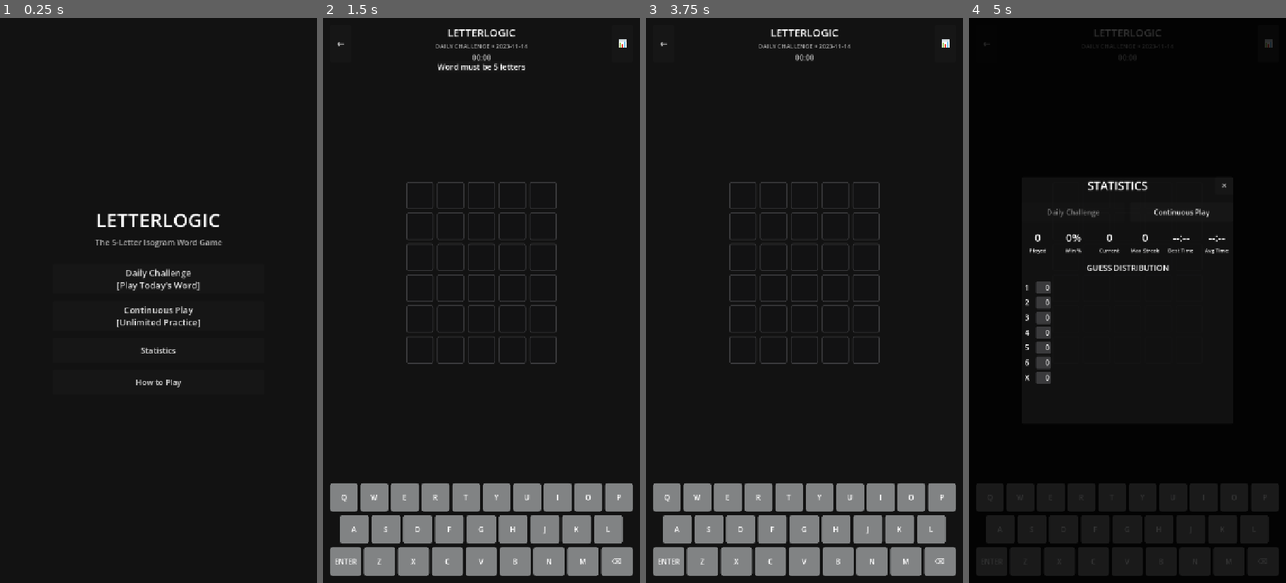
Above: before the commit, frames 1-4 (left to right).
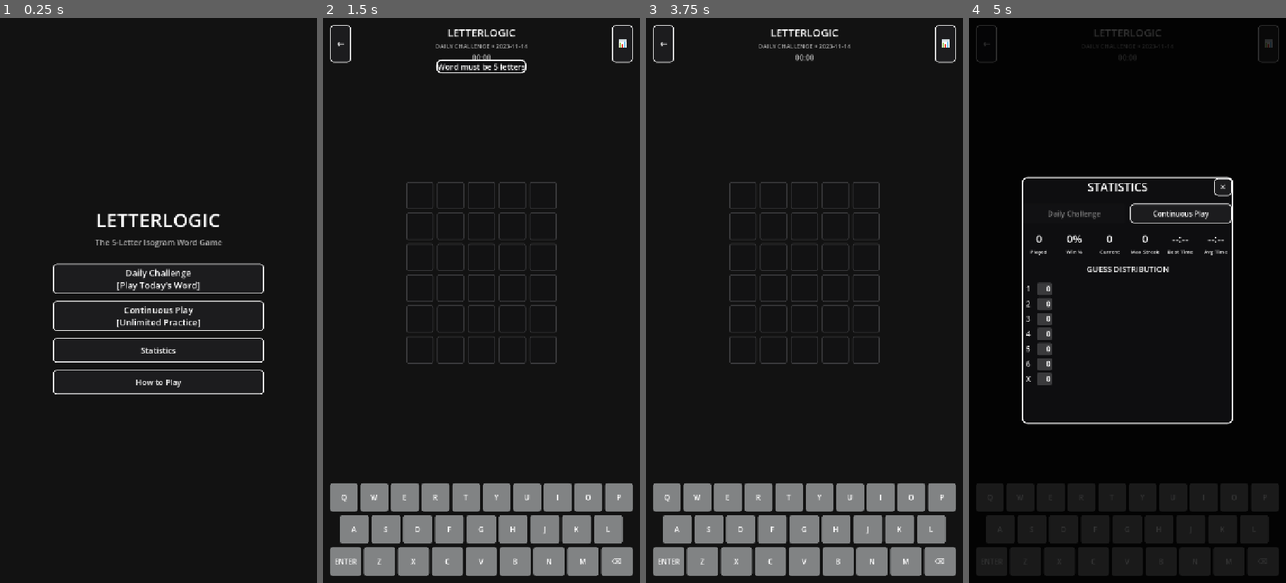
Above: after the commit, the same moments.

Repository: OpenGameStack-Games/LetterLogic
Game: Godot game, scene res://scenes/main_menu.tscn
Two runs of this game, one before a commit and one after it. Both use one fixed random seed, a clock stepped at 60 frames per second and the inputs below.
Inputs:
- Up to frame 1 (0.25 s): no input
- Up to frame 2 (1.5 s): click "Daily Challenge [Play Today's…" at 0.5 s; click "ENTER" at 1.25 s
- Up to frame 3 (3.75 s): click "ENTER" at 2 s; click "←" at 2.75 s; click "Daily Challenge [Play Today's…" at 3.5 s
- Up to frame 4 (5 s): click "📊" at 4.25 s

The runs differ from the first frame. In frame 1, 1.5% of the frame differs, in the area x 16-84%, y 43-67%; in frame 2, 0.3%; in frame 3, 0.1%; in frame 4, 2.8%, in the area x 2-98%, y 1-72%.

Commit message:
feat: Implement 1930s Monochrome UI theme (Resolves #25)

Diff:
--- /dev/null
+++ b/game/assets/theme/letter_logic_theme.tres
@@ -0,0 +1,71 @@
+[gd_resource type="Theme" format=3]
+
+[sub_resource type="StyleBoxFlat" id="StyleBoxFlat_moltn"]
+bg_color = Color(0.10980392, 0.10980392, 0.11764706, 1)
+border_width_left = 2
+border_width_top = 2
+border_width_right = 2
+border_width_bottom = 2
+border_color = Color(1, 1, 1, 1)
+corner_radius_top_left = 8
+corner_radius_top_right = 8
+corner_radius_bottom_right = 8
+corner_radius_bottom_left = 8
+
+[sub_resource type="StyleBoxFlat" id="StyleBoxFlat_ec7n1"]
+bg_color = Color(0.17254902, 0.17254902, 0.1882353, 1)
+border_width_left = 2
+border_width_top = 2
+border_width_right = 2
+border_width_bottom = 2
+border_color = Color(1, 1, 1, 1)
+corner_radius_top_left = 8
+corner_radius_top_right = 8
+corner_radius_bottom_right = 8
+corner_radius_bottom_left = 8
+
+[sub_resource type="StyleBoxFlat" id="StyleBoxFlat_rayjs"]
+bg_color = Color(0.10980392, 0.10980392, 0.11764706, 1)
+border_width_left = 2
+border_width_top = 2
+border_width_right = 2
+border_width_bottom = 2
+border_color = Color(1, 1, 1, 1)
+corner_radius_top_left = 8
+corner_radius_top_right = 8
+corner_radius_bottom_right = 8
+corner_radius_bottom_left = 8
+
+[sub_resource type="StyleBoxFlat" id="StyleBoxFlat_cuxsi"]
+bg_color = Color(0.05490196, 0.05490196, 0.0627451, 1)
+border_width_left = 2
+border_width_top = 2
+border_width_right = 2
+border_width_bottom = 2
+border_color = Color(1, 1, 1, 1)
+corner_radius_top_left = 8
+corner_radius_top_right = 8
+corner_radius_bottom_right = 8
+corner_radius_bottom_left = 8
+
+[sub_resource type="StyleBoxFlat" id="StyleBoxFlat_ld3ep"]
+bg_color = Color(0.05490196, 0.05490196, 0.0627451, 1)
+border_width_left = 3
+border_width_top = 3
+border_width_right = 3
+border_width_bottom = 3
+border_color = Color(1, 1, 1, 1)
+corner_radius_top_left = 12
+corner_radius_top_right = 12
+corner_radius_bottom_right = 12
+corner_radius_bottom_left = 12
+
+[resource]
+Button/colors/font_color = Color(1, 1, 1, 1)
+Button/colors/font_hover_color = Color(1, 1, 1, 1)
+Button/colors/font_pressed_color = Color(1, 1, 1, 1)
+Button/styles/focus = SubResource("StyleBoxFlat_moltn")
+Button/styles/hover = SubResource("StyleBoxFlat_ec7n1")
+Button/styles/normal = SubResource("StyleBoxFlat_rayjs")
+Button/styles/pressed = SubResource("StyleBoxFlat_cuxsi")
+PanelContainer/styles/panel = SubResource("StyleBoxFlat_ld3ep")
--- a/game/project.godot
+++ b/game/project.godot
@@ -39,3 +39,8 @@
 [rendering]
 
 environment/defaults/default_clear_color=Color(0.0705882, 0.0705882, 0.0705882, 1)
+
+
+[gui]
+
+theme/custom="res://assets/theme/letter_logic_theme.tres"
